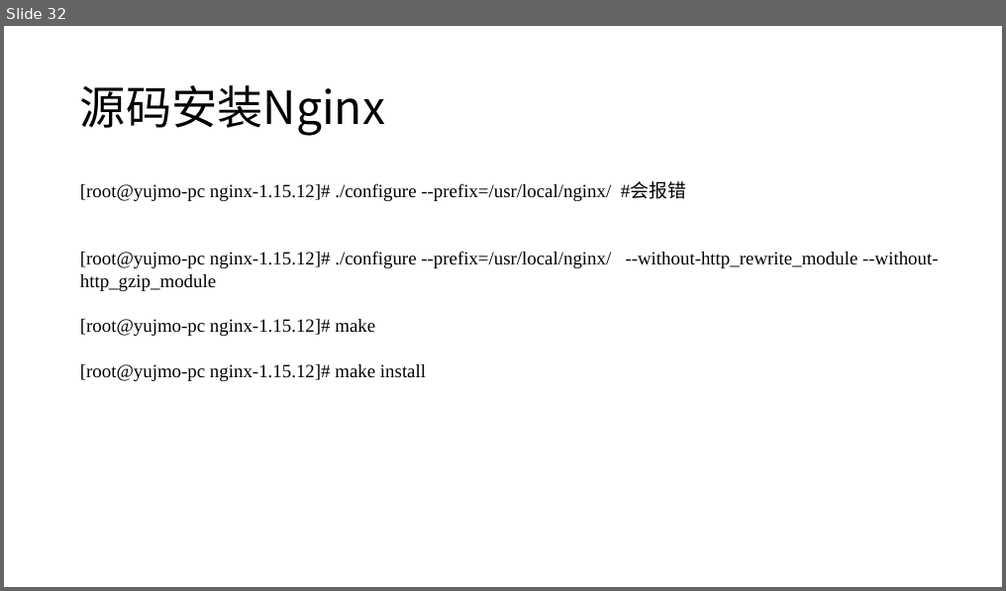
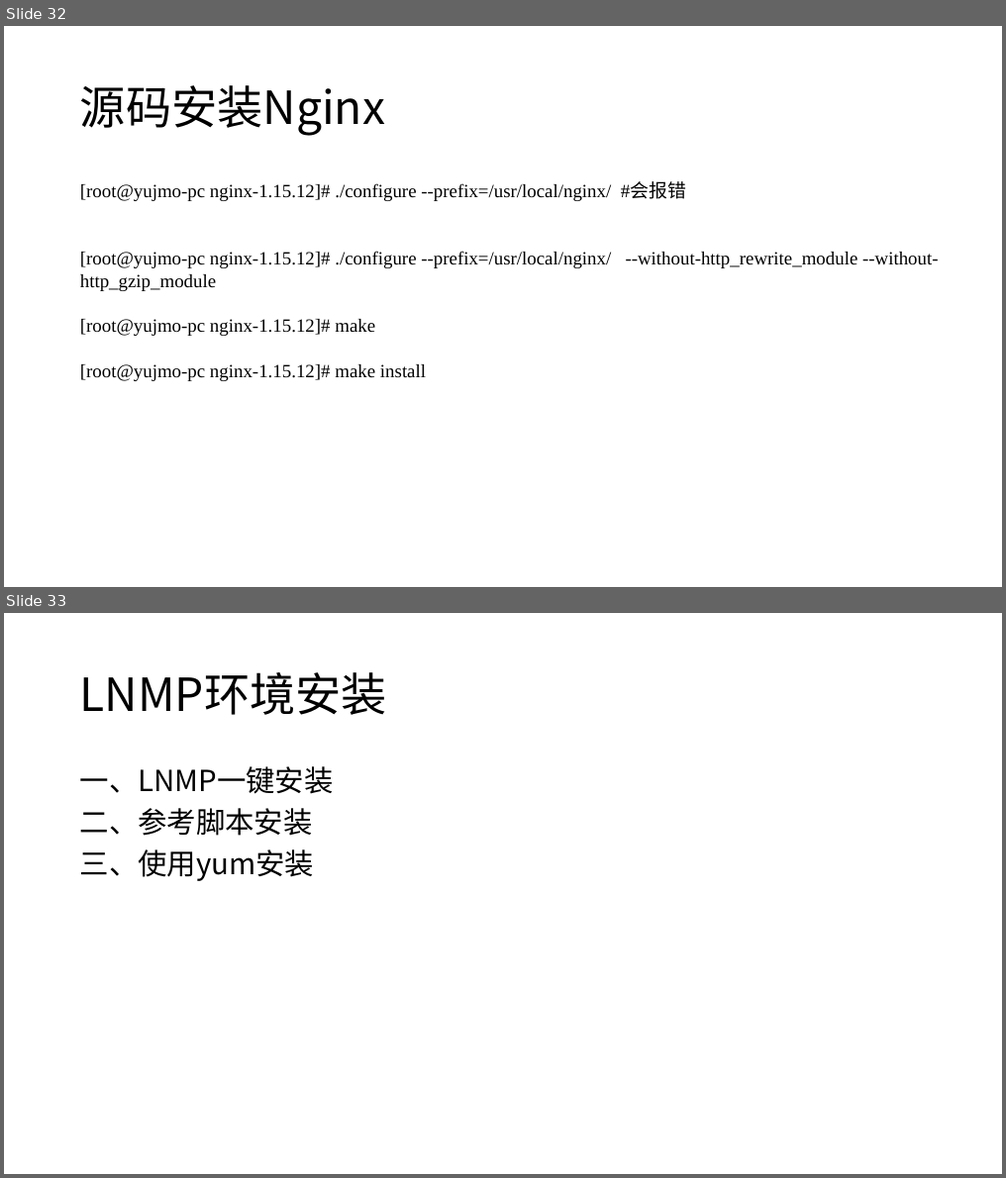
Before and after one commit to yujmo/RHCE_monoid_2019_3_10, a slide deck: 6、第六次课/2、软件安装.pptx. Shown one above the other, each under a label of ours: slide 32 before the commit, slides 32 and 33 after it. The pictures are 1006x591 and 1006x1178 pixels, drawn with LibreOffice and Linux fonts; fonts in the diff are those of the drawing. Boxes give left, top, right and bottom in pixels: in the first picture for what was removed or moved away, otherwise in the second. Text is boxed around its words. In the diff, an @@ line names an element or a change of style, - is before the commit and + after.

```diff
--- a/6、第六次课/2、软件安装.pptx
+++ b/6、第六次课/2、软件安装.pptx
@@ slide 33 added at box(4, 613, 1002, 1174), background #FFFFFF @@
@@ title added at box(80, 672, 387, 715), 44 pt, text #000000 @@
+LNMP环境安装
@@ text added at box(80, 766, 334, 881), 28 pt, text #000000 @@
+一、LNMP一键安装
+二、参考脚本安装
+三、使用yum安装
```
Also in this commit, not shown: 2 other slides added, 1 slide removed, 13 other files.
